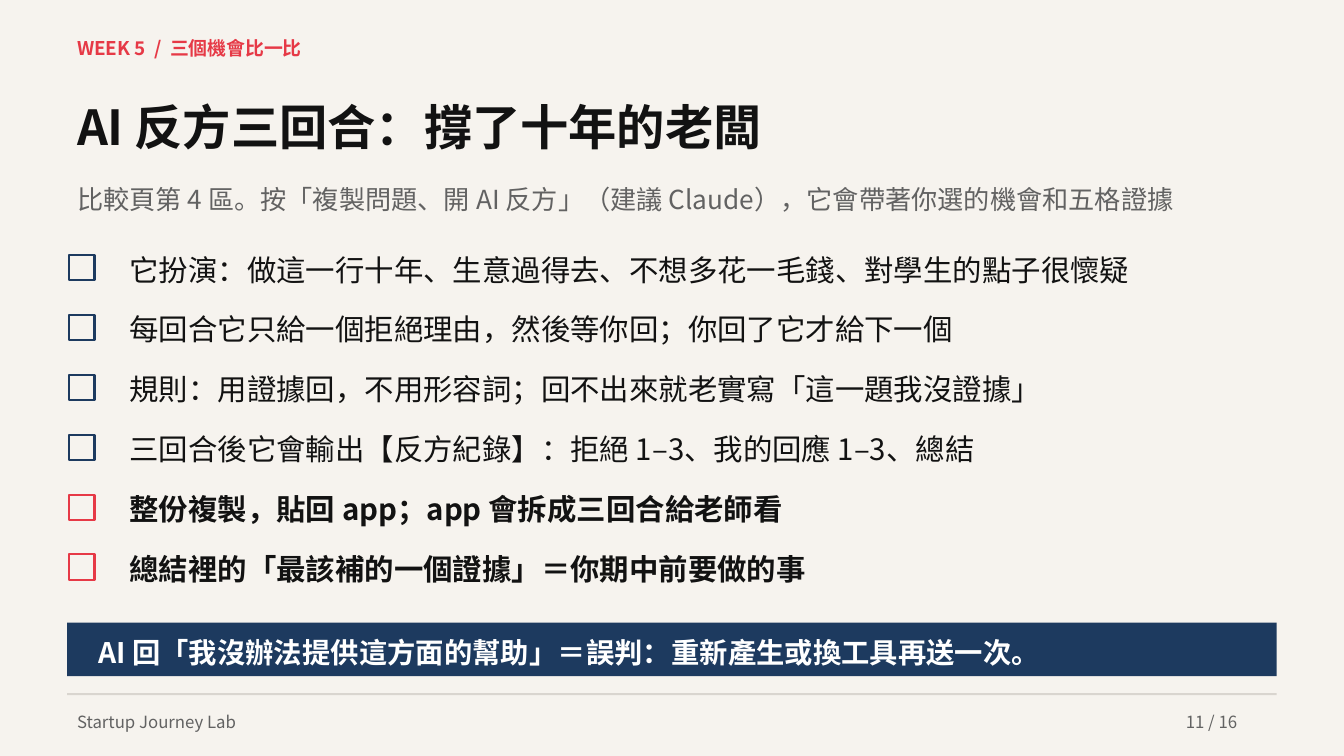
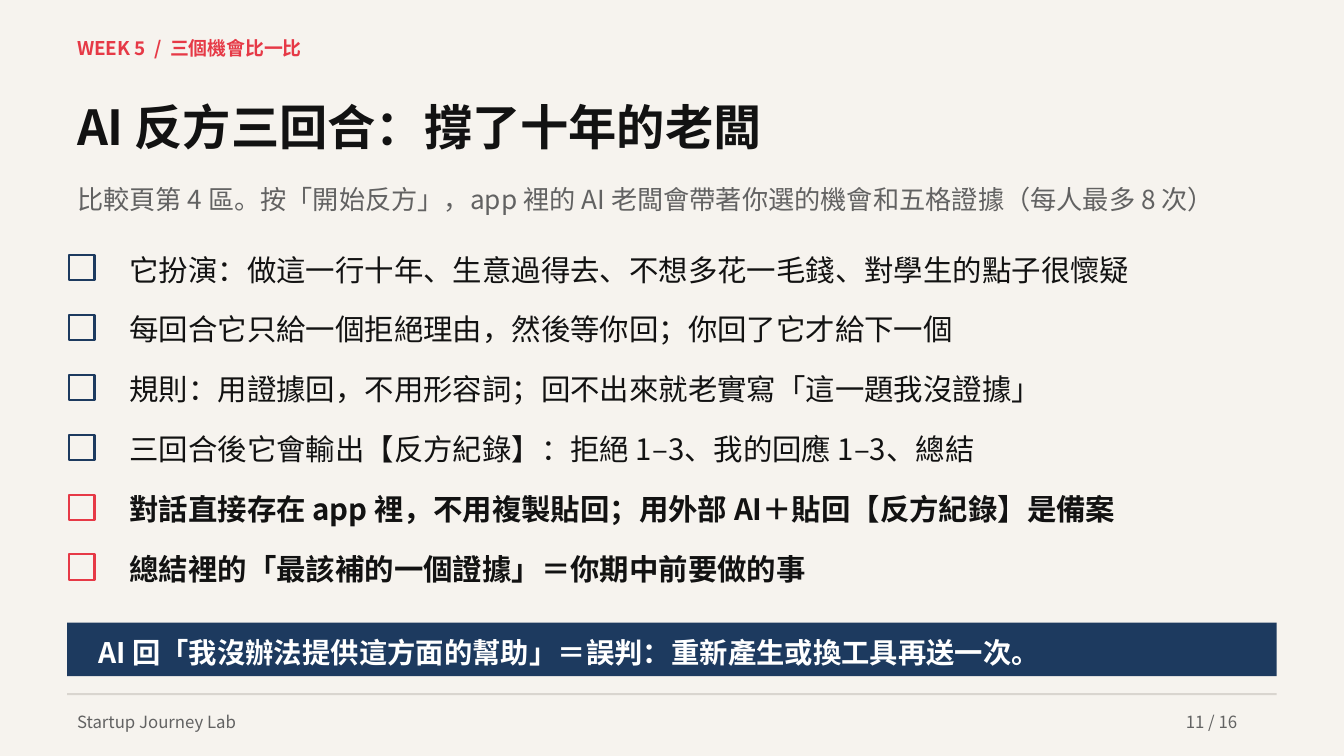
Before and after one commit to hpyuan1220/startup-journey-lab-app, a slide deck: slide 11 of materials/Week5_教學簡報.pptx. Drawn at 1344x756 pixels with LibreOffice and Linux fonts; fonts in the diff are those of the drawing. Boxes give left, top, right and bottom in pixels: in the first picture for what was removed or moved away, otherwise in the second. Text is boxed around its words. In the diff, an @@ line names an element or a change of style, - is before the commit and + after.

```diff
--- a/materials/Week5_教學簡報.pptx
+++ b/materials/Week5_教學簡報.pptx
@@ text at box(77, 187, 1214, 215): text changed @@
-比較頁第 4 區。按「複製問題、開 AI 反方」（建議 Claude），它會帶著你選的機會和五格證據
+比較頁第 4 區。按「開始反方」，app 裡的 AI 老闆會帶著你選的機會和五格證據（每人最多 8 次）
@@ text at box(130, 494, 1115, 527): text changed @@
-整份複製，貼回 app；app 會拆成三回合給老師看
+對話直接存在 app 裡，不用複製貼回；用外部 AI＋貼回【反方紀錄】是備案
```
Also in this commit, not shown: 3 other slides changed, 5 other files.
